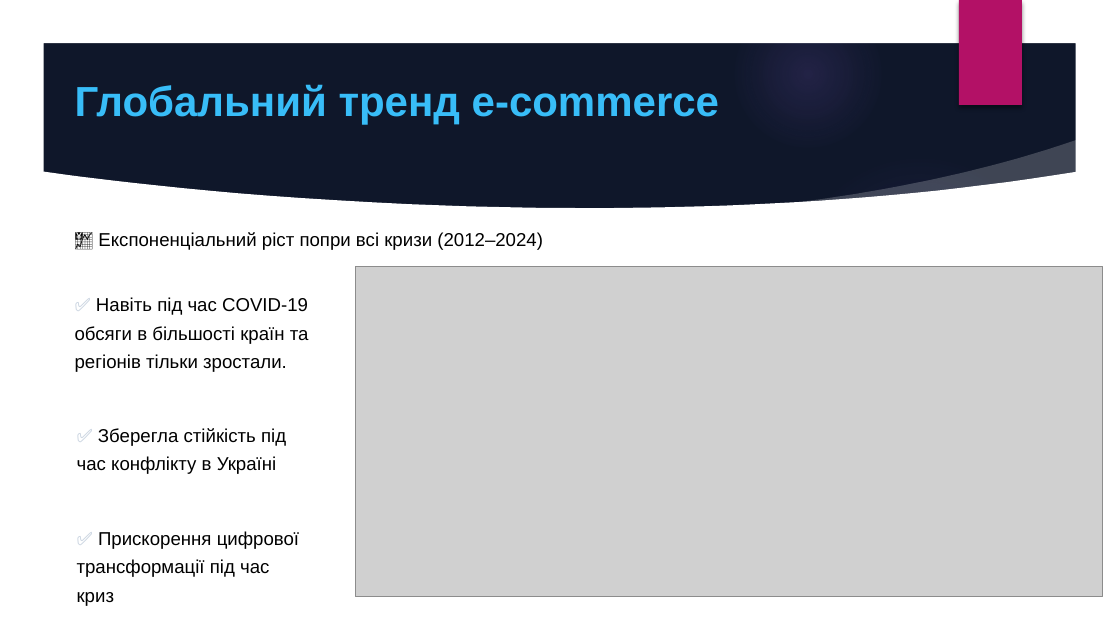
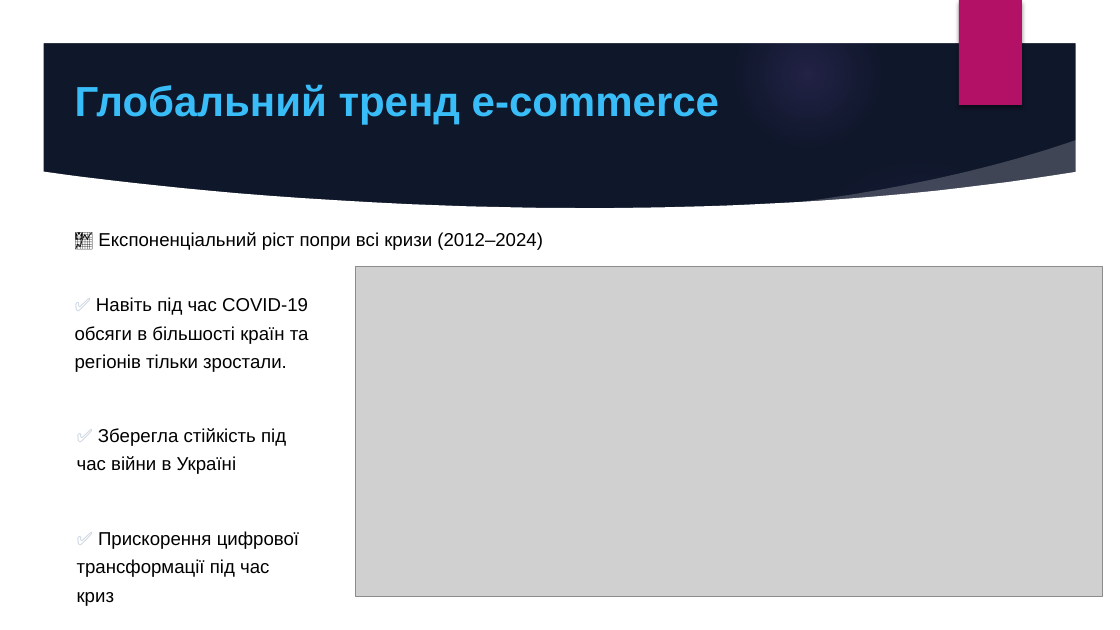
Before and after one commit to Anti4ris98/Master_Research, a slide deck: slide 6 of E-commerce Resilience Defense.pptx. Drawn at 1120x630 pixels with LibreOffice and Linux fonts; fonts in the diff are those of the drawing; grey boxes stand for pictures; background and template pictures are left out. Boxes give left, top, right and bottom in pixels: in the first picture for what was removed or moved away, otherwise in the second. Text is boxed around its words. In the diff, an @@ line names an element or a change of style, - is before the commit and + after.

```diff
--- a/E-commerce Resilience Defense.pptx
+++ b/E-commerce Resilience Defense.pptx
@@ text at box(77, 428, 286, 474): text changed @@
-✅ Зберегла стійкість під час конфлікту в Україні
+✅ Зберегла стійкість під час війни в Україні
```
Also in this commit, not shown: 7 other slides changed.
